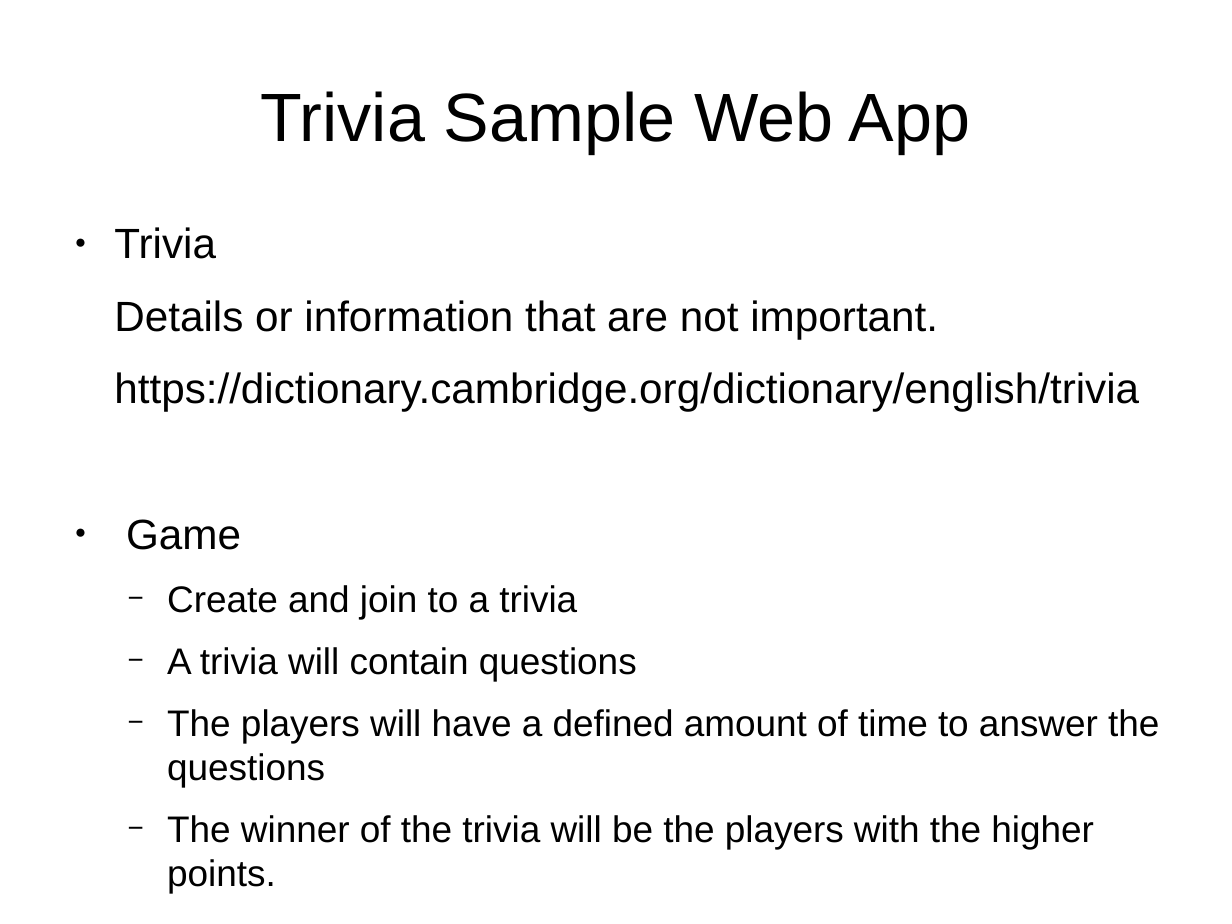
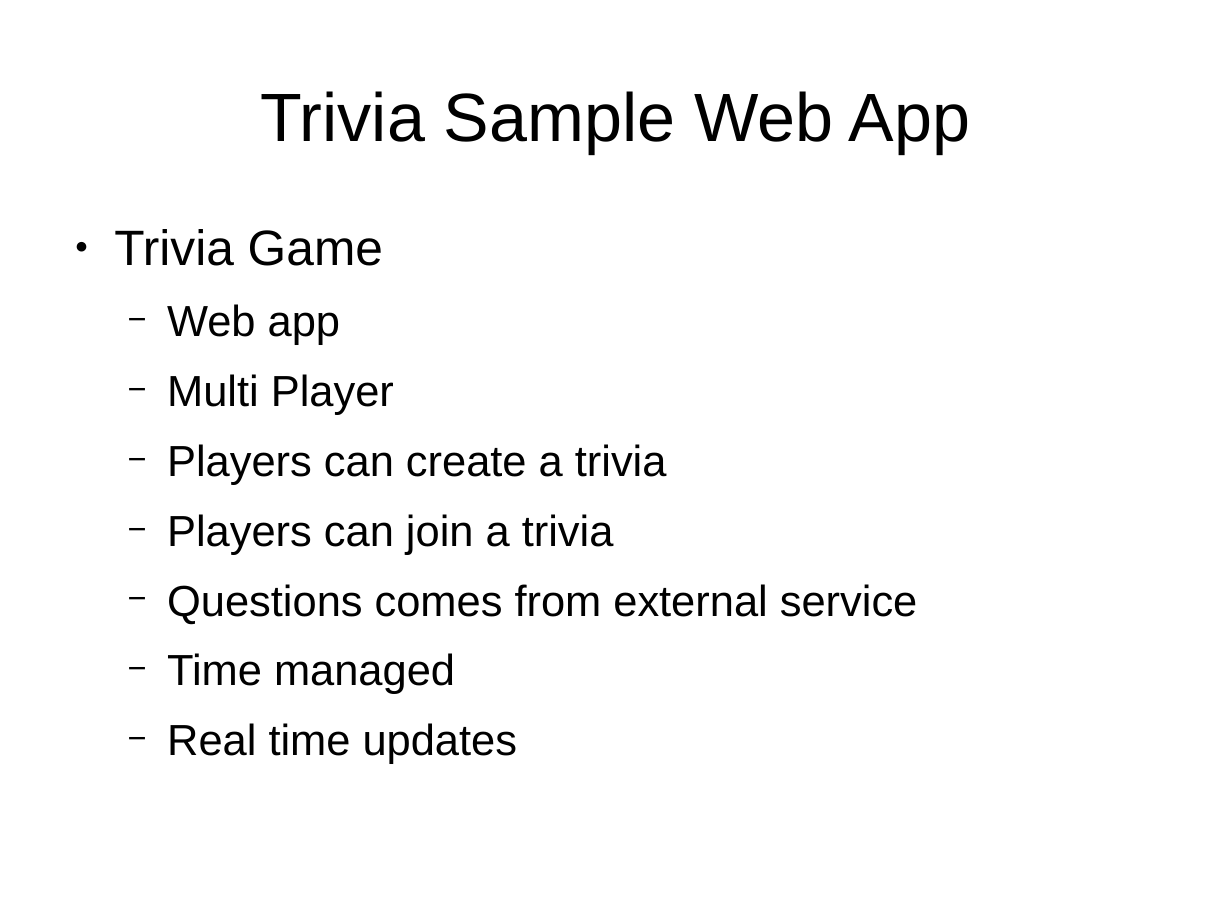
Before and after one commit to ramortegui/talks, a slide deck: slide 4 of odps/elixir-reactive-app.odp. Drawn at 1232x924 pixels with LibreOffice and Linux fonts; fonts in the diff are those of the drawing. Boxes give left, top, right and bottom in pixels: in the first picture for what was removed or moved away, otherwise in the second. Text is boxed around its words. In the diff, an @@ line names an element or a change of style, - is before the commit and + after.

```diff
--- a/odps/elixir-reactive-app.odp
+++ b/odps/elixir-reactive-app.odp
@@ text at [114,229,917,764]: text changed; size 23.8 to 28 pt @@
-● Trivia
-Details or information that are not important.
-https://dictionary.cambridge.org/dictionary/english/trivia
-● Game
-  − Create and join to a trivia
-  − A trivia will contain questions
-  − The players will have a defined amount of time to answer the questions
-  − The winner of the trivia will be the players with the higher points.
+● Trivia Game
+  − Web app
+  − Multi Player
+  − Players can create a trivia
+  − Players can join a trivia
+  − Questions comes from external service
+  − Time managed
+  − Real time updates
```
Also in this commit, not shown: 9 other slides changed, 1 slide added, 3 slides removed.
